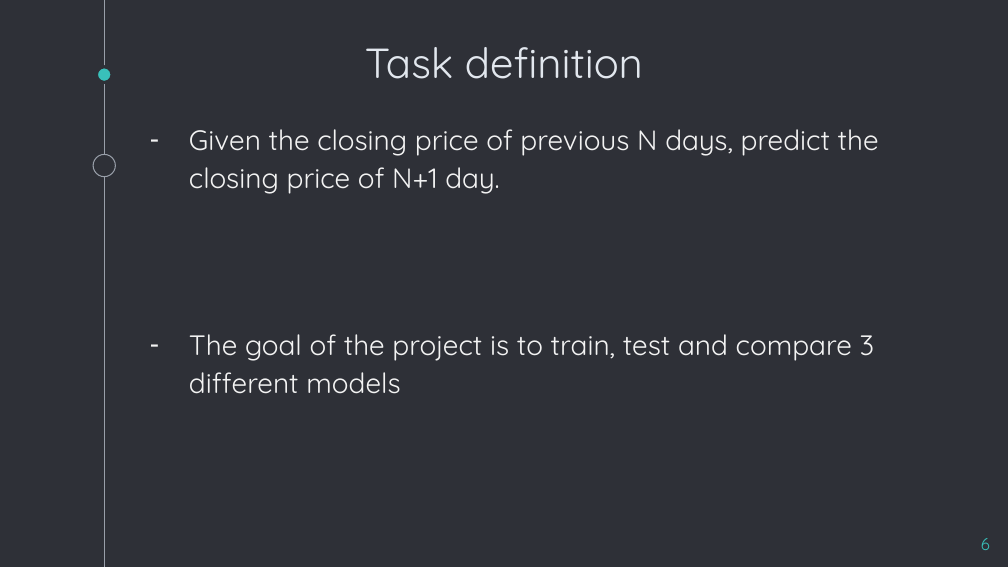
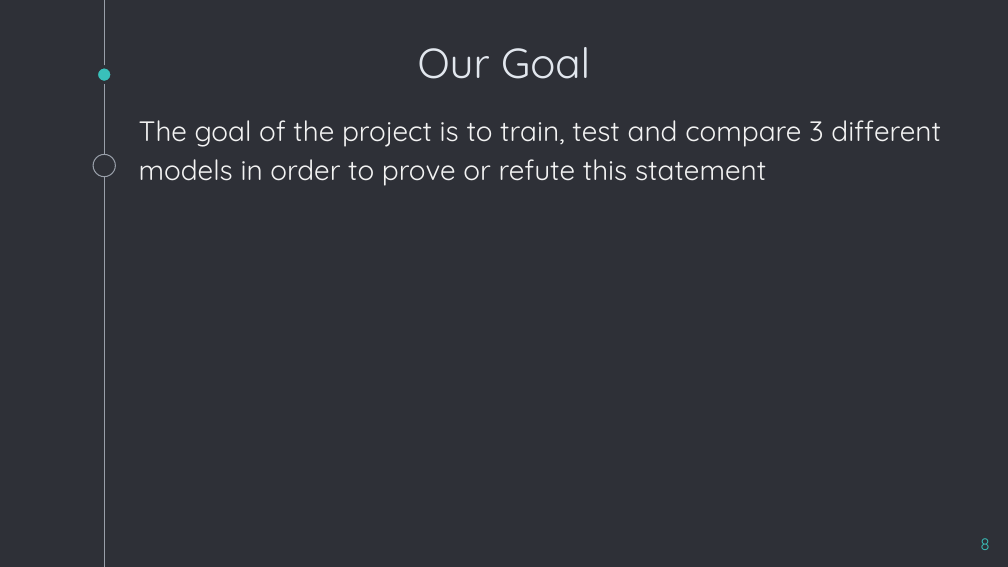
Before and after one commit to karabasisilias92/deep-neural-nets-stock-prediction-models, a slide deck: slide 8 of Deep Neural Nets - Presentation.pptx (slide 6 before the commit). Drawn at 1008x567 pixels with LibreOffice and Linux fonts; fonts in the diff are those of the drawing. Boxes give left, top, right and bottom in pixels: in the first picture for what was removed or moved away, otherwise in the second. Text is boxed around its words. In the diff, an @@ line names an element or a change of style, - is before the commit and + after.

```diff
--- a/Deep Neural Nets - Presentation.pptx
+++ b/Deep Neural Nets - Presentation.pptx
@@ title at box(418, 47, 590, 79): text changed @@
-Task definition
+Our Goal
@@ text at box(139, 120, 941, 186): text changed @@
-– Given the closing price of previous N days, predict the closing price of N+1 day.
-– The goal of the project is to train, test and compare 3 different models
+The goal of the project is to train, test and compare 3 different models in order to prove or refute this statement
@@ page number at box(980, 538, 989, 550): text changed @@
-6
+8
```
Also in this commit, not shown: 18 other slides changed, 8 slides added, 5 slides removed.
